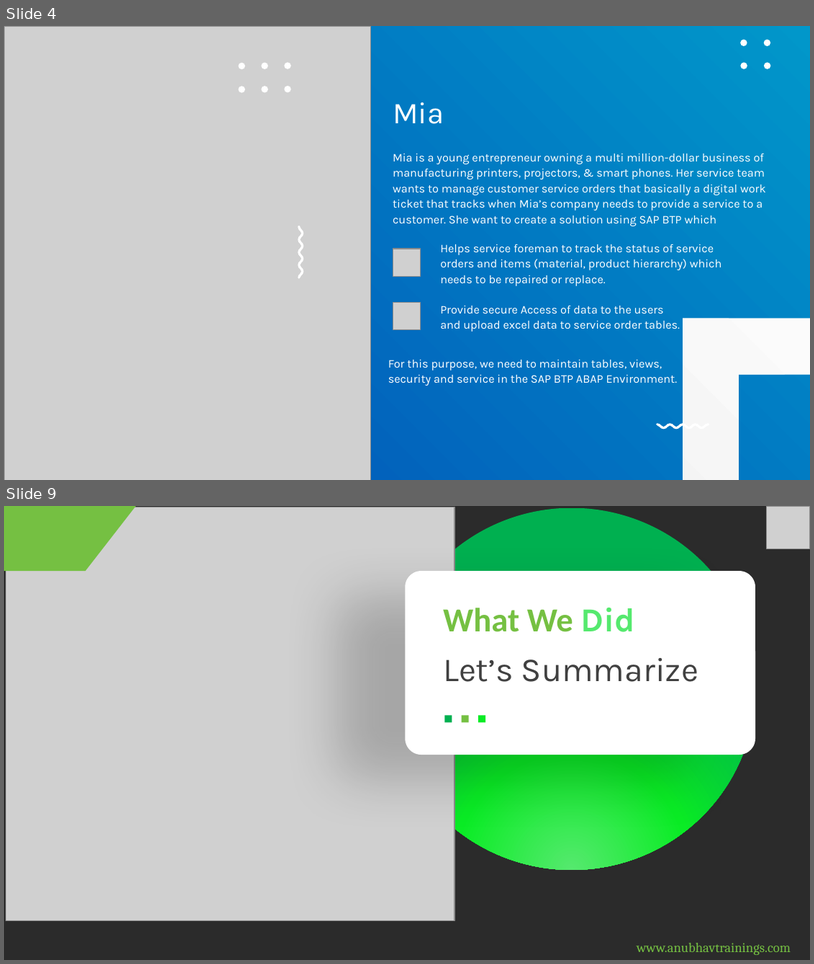
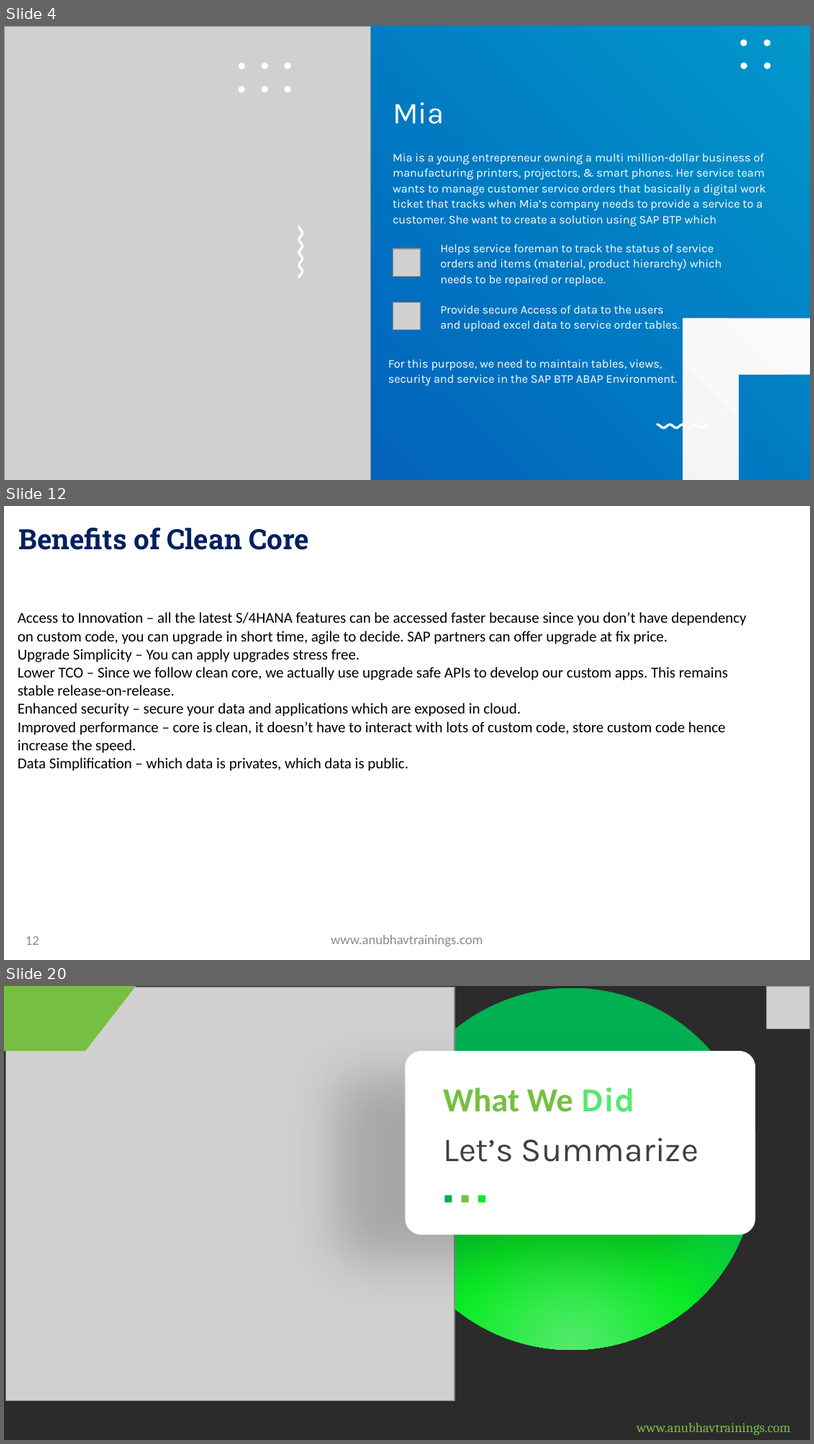
Before and after one commit to soyuztechnologies/SAP_Build_End_to_End, a slide deck: Day 30/SAP Build Training Day 30.pptx. Shown one above the other, each under a label of ours: slides 4 and 9 before the commit, slides 4, 12 and 20 after it; the slides between them are not shown. The pictures are 814x964 and 814x1444 pixels, drawn with LibreOffice and Linux fonts; fonts in the diff are those of the drawing; grey boxes stand for pictures; background and template pictures are left out; a plain dark background stands for a picture behind light text. Boxes give left, top, right and bottom in pixels: in the first picture for what was removed or moved away, otherwise in the second. Text is boxed around its words. In the diff, an @@ line names an element or a change of style, - is before the commit and + after.

```diff
--- a/Day 30/SAP Build Training Day 30.pptx
+++ b/Day 30/SAP Build Training Day 30.pptx
@@ slide 12 added at (4, 506, 810, 960), background picture (left out) @@
@@ title added at (19, 528, 309, 550), 25 pt, text gradient #002060 to #0070C0, bold @@
+Benefits of Clean Core
@@ text added at (18, 612, 746, 771), 13.5 pt, text #000000 @@
+Access to Innovation – all the latest S/4HANA features can be accessed faster because since you don’t have dependency on custom code, you can upgrade in short time, agile to decide. SAP partners can offer upgrade at fix price.
+Upgrade Simplicity – You can apply upgrades stress free.
+Lower TCO – Since we follow clean core, we actually use upgrade safe APIs to develop our custom apps. This remains stable release-on-release.
+Enhanced security – secure your data and applications which are exposed in cloud.
+Improved performance – core is clean, it doesn’t have to interact with lots of custom code, store custom code hence increase the speed.
+Data Simplification – which data is privates, which data is public.
@@ page number added at (26, 936, 39, 944), 12 pt, text #8C8C8C @@
+12
@@ text added at (331, 934, 483, 946), 12 pt, text #8C8C8C @@
+www.anubhavtrainings.com
@@ what was slide 9 is now slide 20 @@
```
Also in this commit, not shown: 2 slides changed, 10 other slides added, 4 other files.
